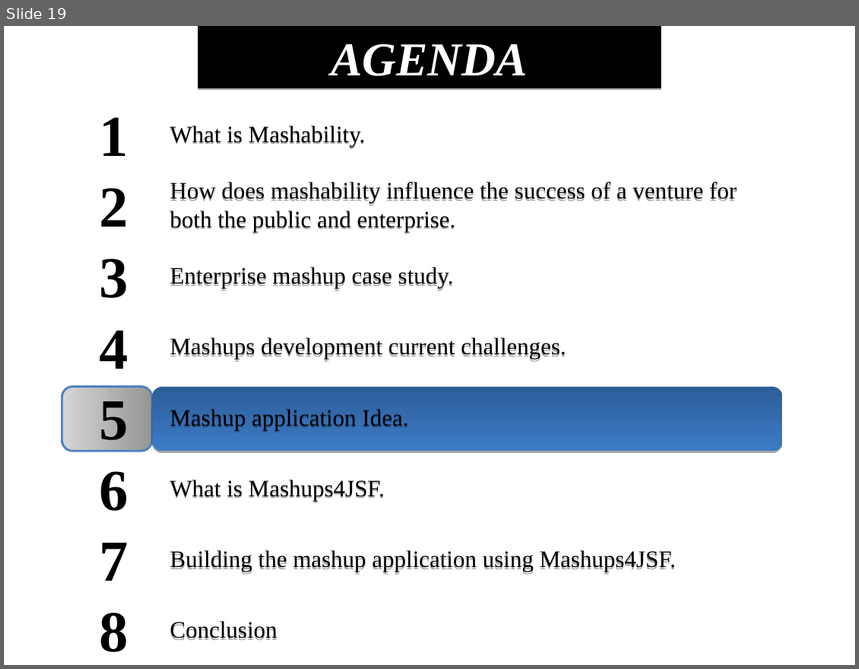
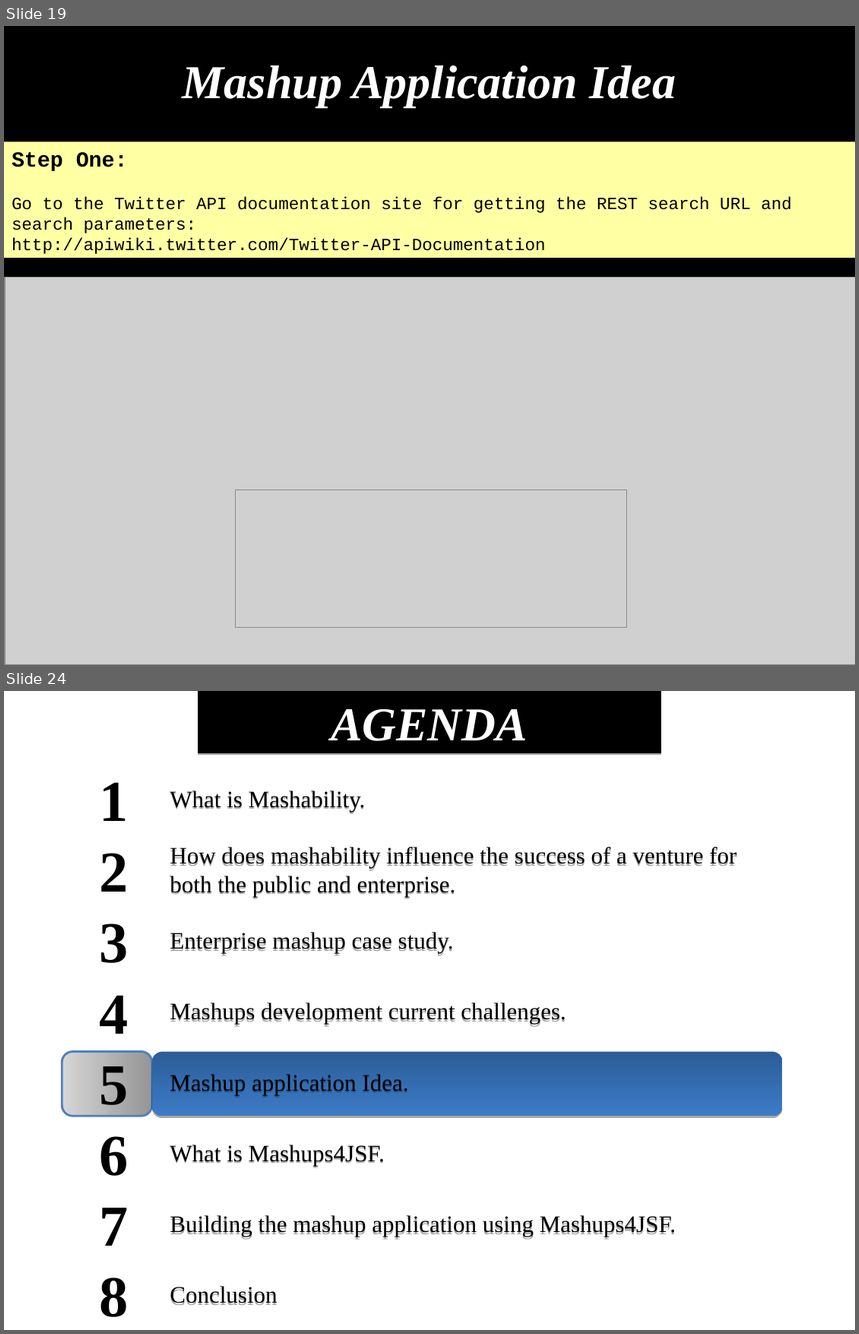
Before and after one commit to demo007/mashups4jsf, a slide deck: overview-architecture/JavaOne-2010/S314070_BURNS_SALEH_MASHUPS.odp. Shown one above the other, each under a label of ours: slide 19 before the commit, slides 19 and 24 after it; the slides between them are not shown. The pictures are 859x669 and 859x1334 pixels, drawn with LibreOffice and Linux fonts; fonts in the diff are those of the drawing; grey boxes stand for pictures. Boxes give left, top, right and bottom in pixels: in the first picture for what was removed or moved away, otherwise in the second. Text is boxed around its words. In the diff, an @@ line names an element or a change of style, - is before the commit and + after.

Commit message:
Adding more illustration to building the mashup application using the mashup provider APIs "directly".

```diff
--- a/overview-architecture/JavaOne-2010/S314070_BURNS_SALEH_MASHUPS.odp
+++ b/overview-architecture/JavaOne-2010/S314070_BURNS_SALEH_MASHUPS.odp
@@ slide 19 added at (4, 26, 855, 665), background #000000 @@
@@ title added at (47, 27, 813, 133), fill #000000, 44 pt, text #FFFFFF, bold, italic @@
+Mashup Application Idea
@@ rectangle added at (4, 142, 855, 258), fill #FFFFA3, 16 pt, text #000000 @@
+Step One:
+Go to the Twitter API documentation site for getting the REST search URL and search parameters:
+http://apiwiki.twitter.com/Twitter-API-Documentation
@@ picture added at (5, 277, 855, 665) @@
@@ picture added at (236, 490, 626, 627) @@
@@ what was slide 19 is now slide 24 @@
```
Also in this commit, not shown: 1 slide changed, 6 other slides added, 2 slides removed.
